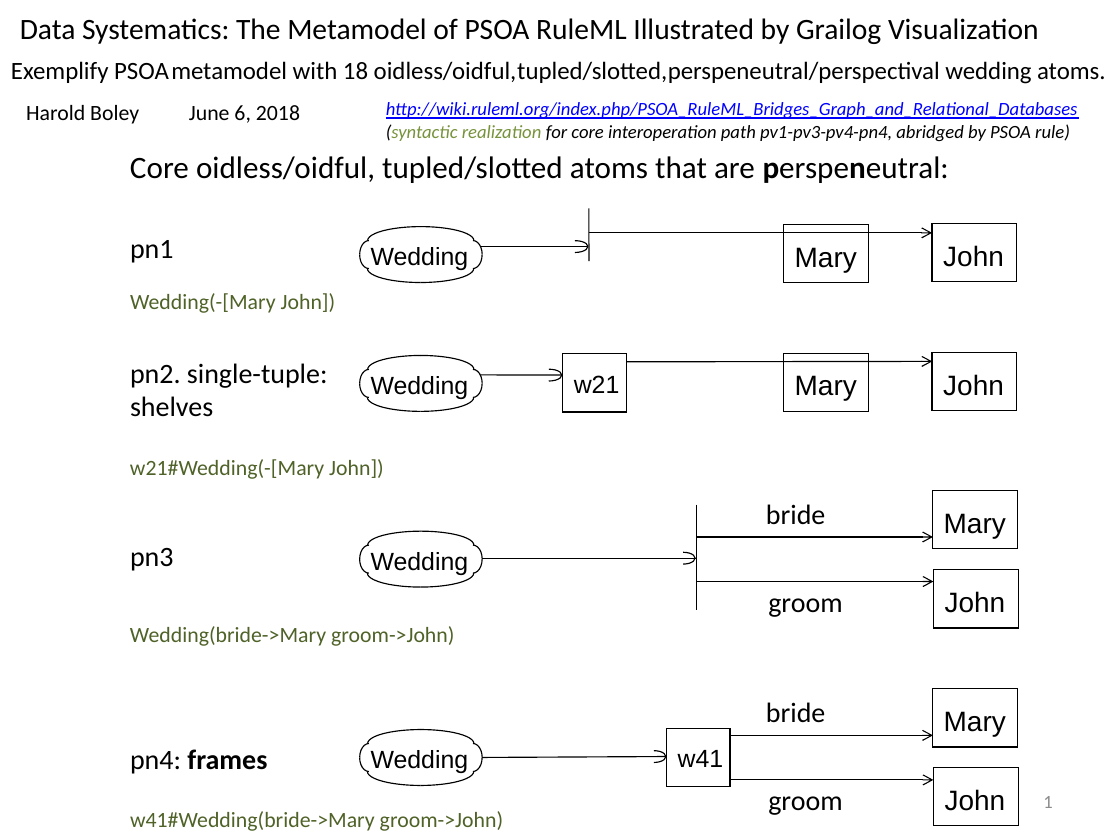
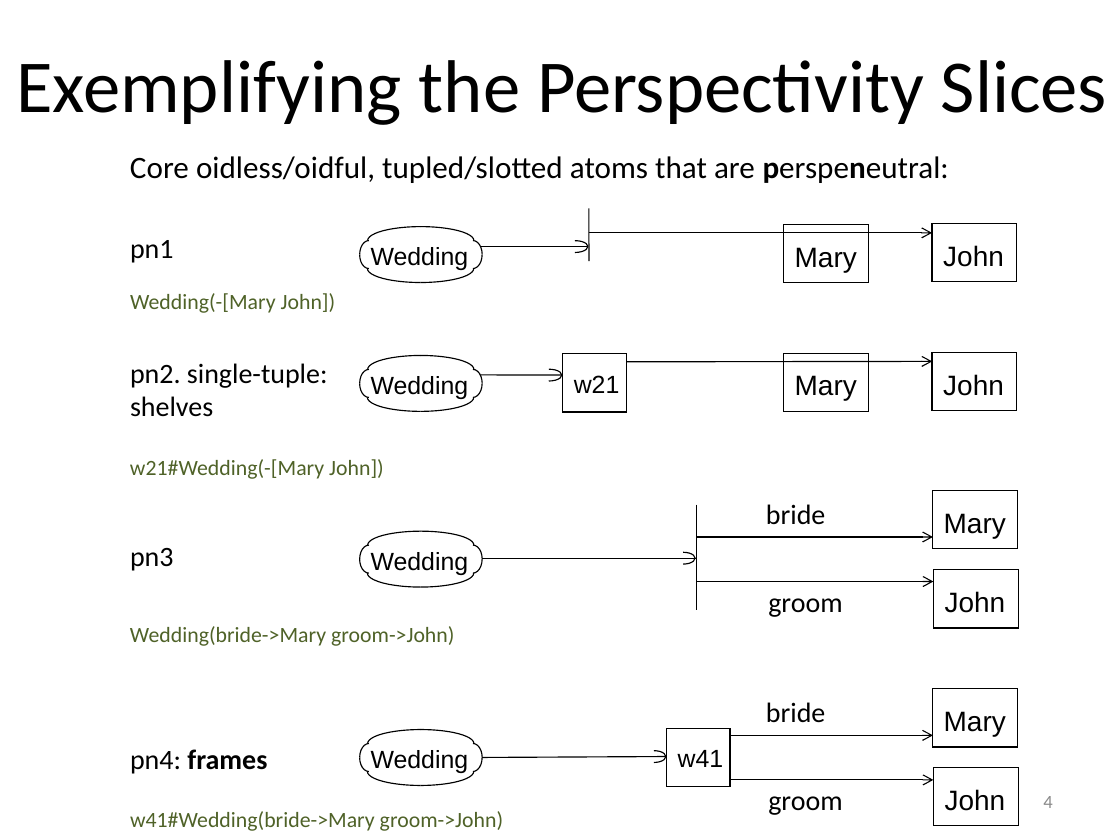
Before and after one commit to RuleML/ruleml-website, a slide deck: slide 4 of talks/PSOAMetamodelGrailogWedding.pptx (slide 1 before the commit). Drawn at 1120x840 pixels with LibreOffice and Linux fonts; fonts in the diff are those of the drawing. Boxes give left, top, right and bottom in pixels: in the first picture for what was removed or moved away, otherwise in the second. Text is boxed around its words. In the diff, an @@ line names an element or a change of style, - is before the commit and + after.

```diff
--- a/talks/PSOAMetamodelGrailogWedding.pptx
+++ b/talks/PSOAMetamodelGrailogWedding.pptx
@@ text removed at [20,18,1039,44] @@
-Data Systematics: The Metamodel of PSOA RuleML Illustrated by Grailog Visualization
@@ text removed at [11,61,1106,84] @@
-Exemplify PSOA metamodel with 18 oidless/oidful, tupled/slotted, perspeneutral/perspectival wedding atoms.
@@ text added at [16,60,1107,125], 48 pt, text #000000 @@
+Exemplifying the Perspectivity Slices
@@ text removed at [26,105,139,124] @@
-Harold Boley
@@ text removed at [189,105,300,123] @@
-June 6, 2018
@@ text removed at [386,102,1078,141] @@
-http://wiki.ruleml.org/index.php/PSOA_RuleML_Bridges_Graph_and_Relational_Databases
-(syntactic realization for core interoperation path pv1-pv3-pv4-pn4, abridged by PSOA rule)
@@ page number at [1043,796,1052,808]: text changed @@
-1
+4
```
Also in this commit, not shown: 1 other slide changed, 2 slides added, 1 other file.
